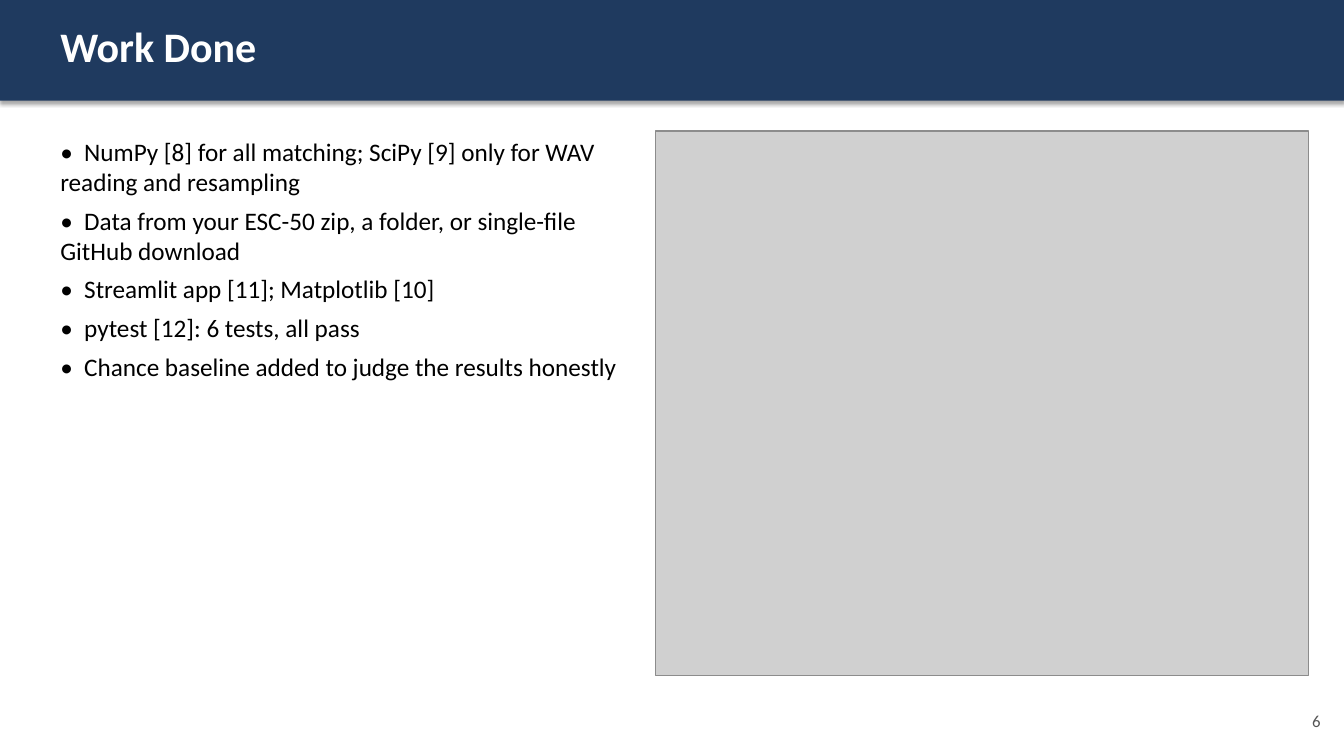
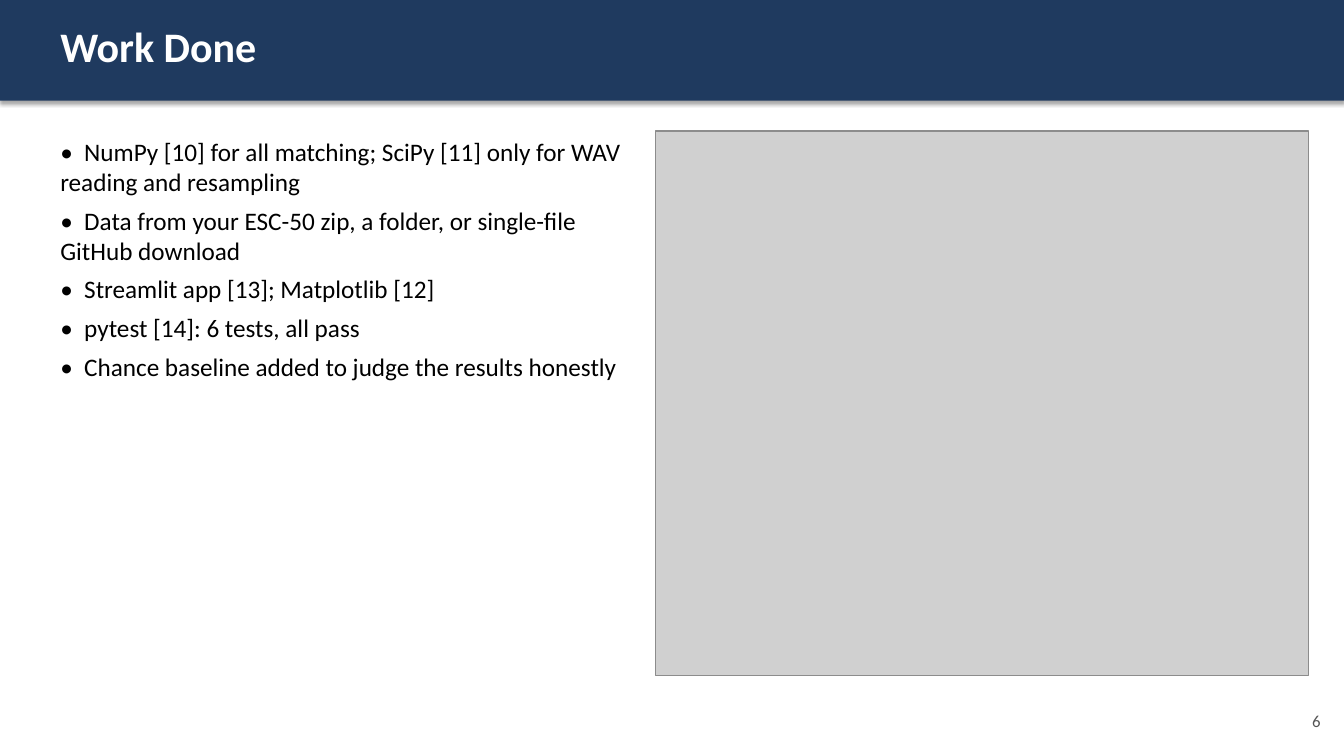
Before and after one commit to Zion-Naranje/matched-filter-pulse-detector, a slide deck: slide 6 of esc50_matching/docs/presentation.pptx. Drawn at 1344x756 pixels with LibreOffice and Linux fonts; fonts in the diff are those of the drawing; grey boxes stand for pictures. Boxes give left, top, right and bottom in pixels: in the first picture for what was removed or moved away, otherwise in the second. Text is boxed around its words. In the diff, an @@ line names an element or a change of style, - is before the commit and + after.

```diff
--- a/esc50_matching/docs/presentation.pptx
+++ b/esc50_matching/docs/presentation.pptx
@@ text at bbox=[60, 142, 620, 196]: text changed @@
-• NumPy [8] for all matching; SciPy [9] only for WAV reading and resampling
+• NumPy [10] for all matching; SciPy [11] only for WAV reading and resampling
@@ text at bbox=[84, 279, 434, 341]: text changed @@
-• Streamlit app [11]; Matplotlib [10]
-• pytest [12]: 6 tests, all pass
+• Streamlit app [13]; Matplotlib [12]
+• pytest [14]: 6 tests, all pass
```
Also in this commit, not shown: 3 other slides changed, 4 other files.
